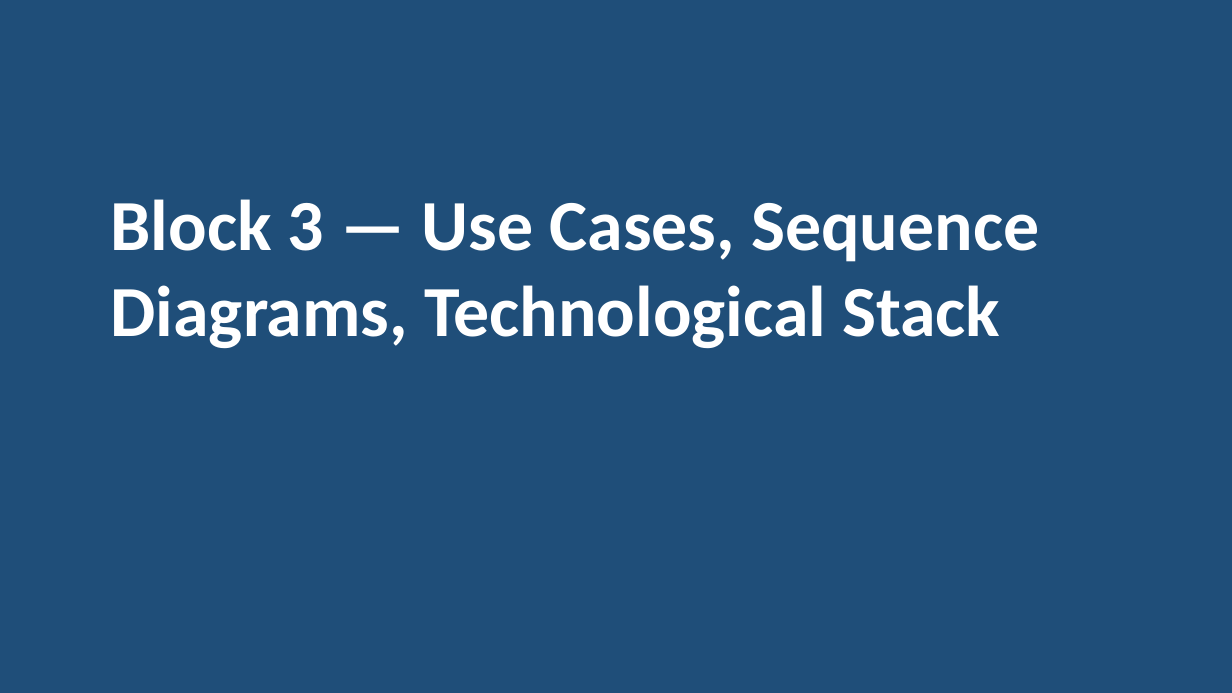
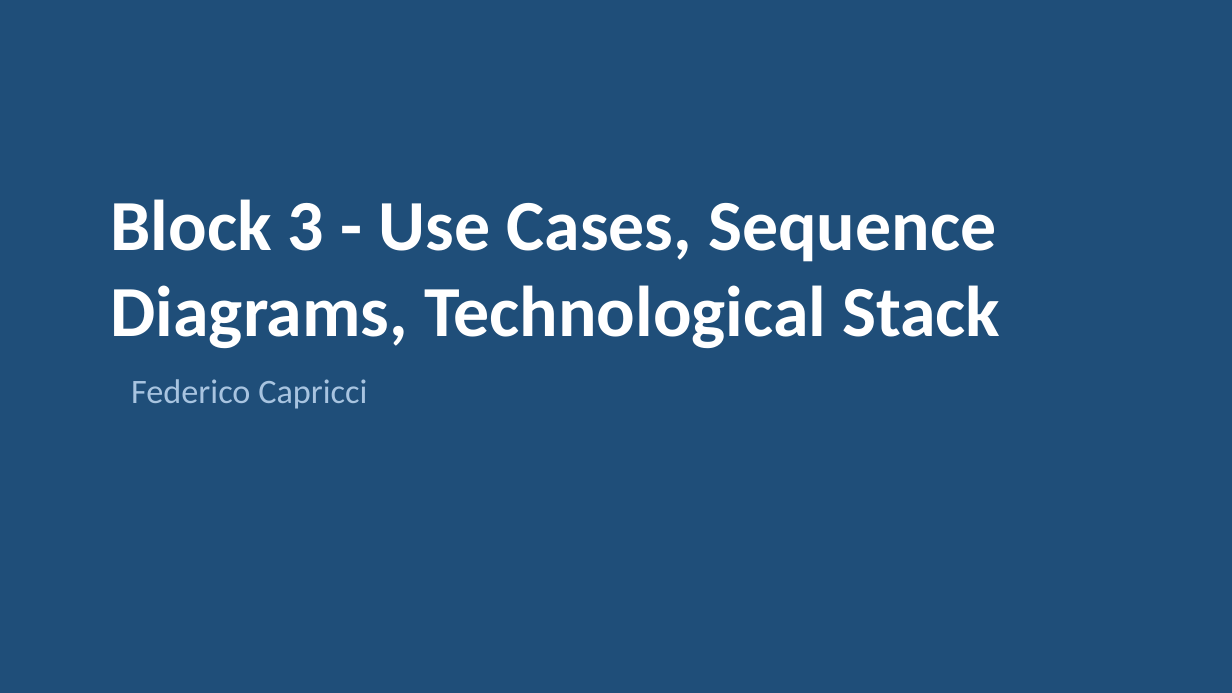
Before and after one commit to ediscota/Healthsoa, a slide deck: slide 11 of docs/HealthSOA_Presentation.pptx. Drawn at 1232x693 pixels with LibreOffice and Linux fonts; fonts in the diff are those of the drawing. Boxes give left, top, right and bottom in pixels: in the first picture for what was removed or moved away, otherwise in the second. Text is boxed around its words. In the diff, an @@ line names an element or a change of style, - is before the commit and + after.

```diff
--- a/docs/HealthSOA_Presentation.pptx
+++ b/docs/HealthSOA_Presentation.pptx
@@ text at <box>111,199,1000,348</box>: text changed @@
-Block 3 — Use Cases, Sequence Diagrams, Technological Stack
+Block 3 - Use Cases, Sequence Diagrams, Technological Stack
@@ text added at <box>131,379,367,409</box>, 20 pt, text #A8C4E0 @@
+Federico Capricci
```
Also in this commit, not shown: 14 other slides changed, 8 other files.
